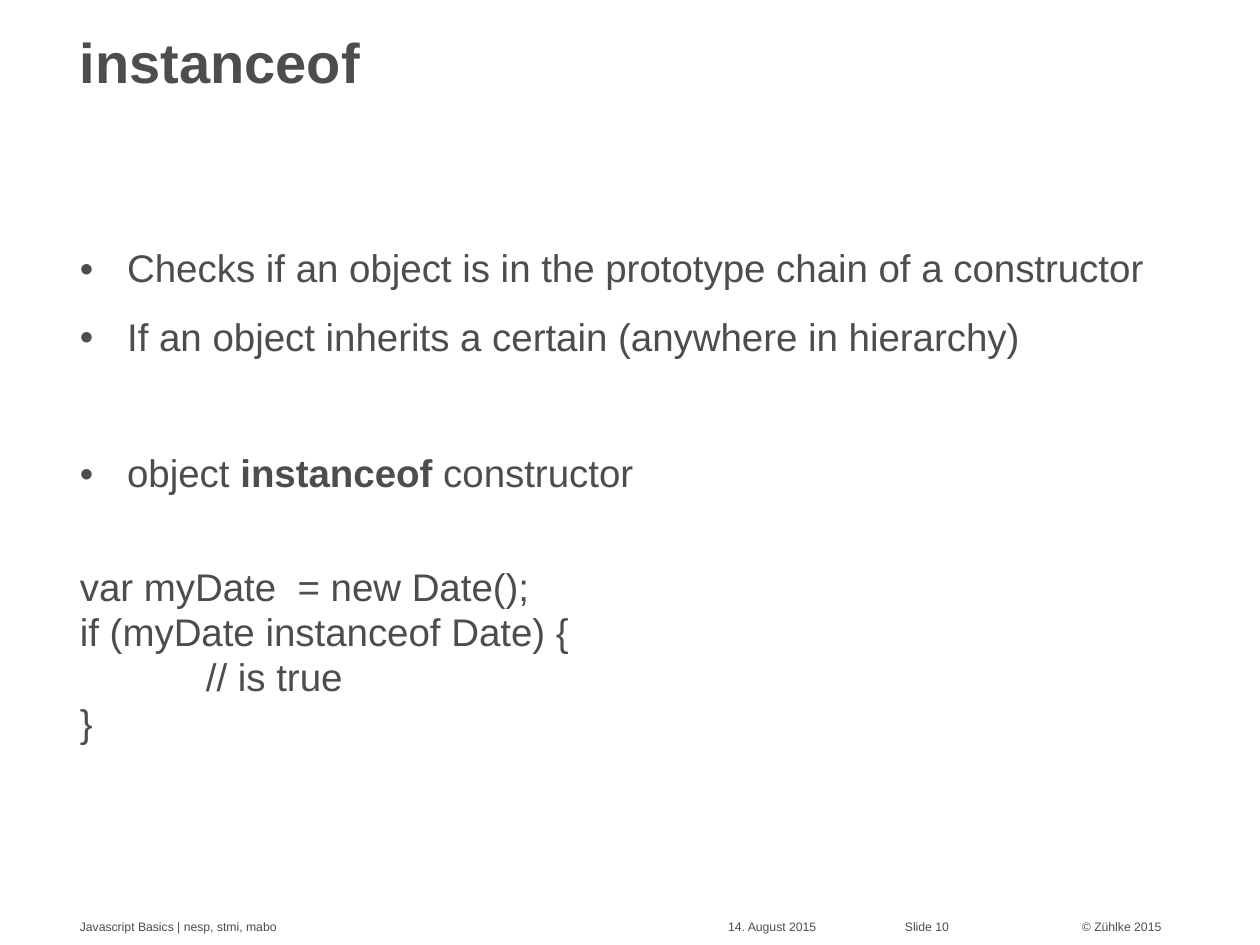
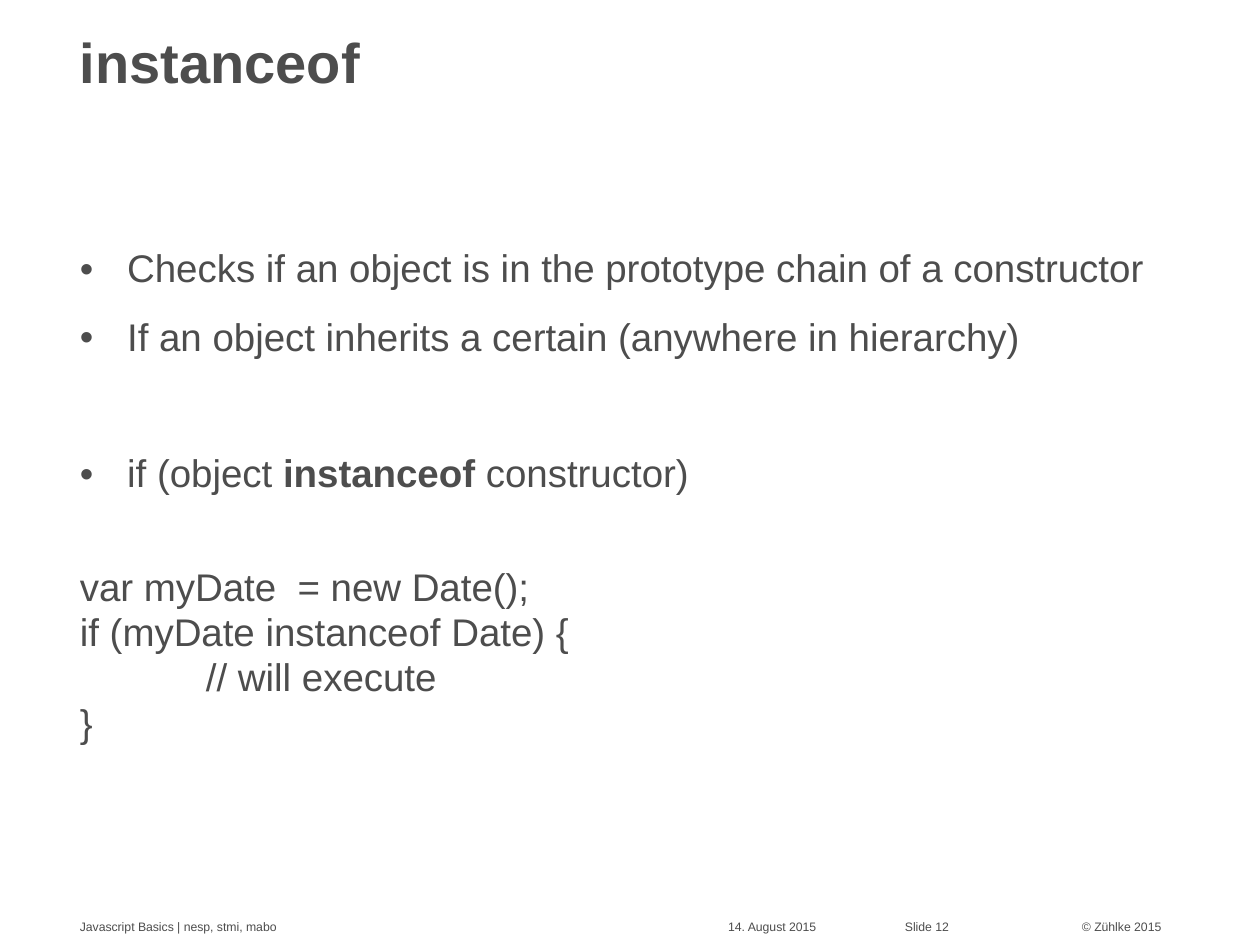
Before and after one commit to Zuehlke/security-onboarding, a slide deck: slide 12 of javascript_basics/Javascript Basics - basics.pptx (slide 10 before the commit). Drawn at 1260x945 pixels with LibreOffice and Linux fonts; fonts in the diff are those of the drawing. Boxes give left, top, right and bottom in pixels: in the first picture for what was removed or moved away, otherwise in the second. Text is boxed around its words. In the diff, an @@ line names an element or a change of style, - is before the commit and + after.

```diff
--- a/javascript_basics/Javascript Basics - basics.pptx
+++ b/javascript_basics/Javascript Basics - basics.pptx
@@ text at (127,459,689,495): text changed @@
-• object instanceof constructor
+• if (object instanceof constructor)
@@ text at (238,663,437,692): text changed @@
-// is true
+// will execute
@@ page number at (905,922,949,931): text changed @@
-Slide 10
+Slide 12
```
Also in this commit, not shown: 7 other slides changed, 4 slides added.
